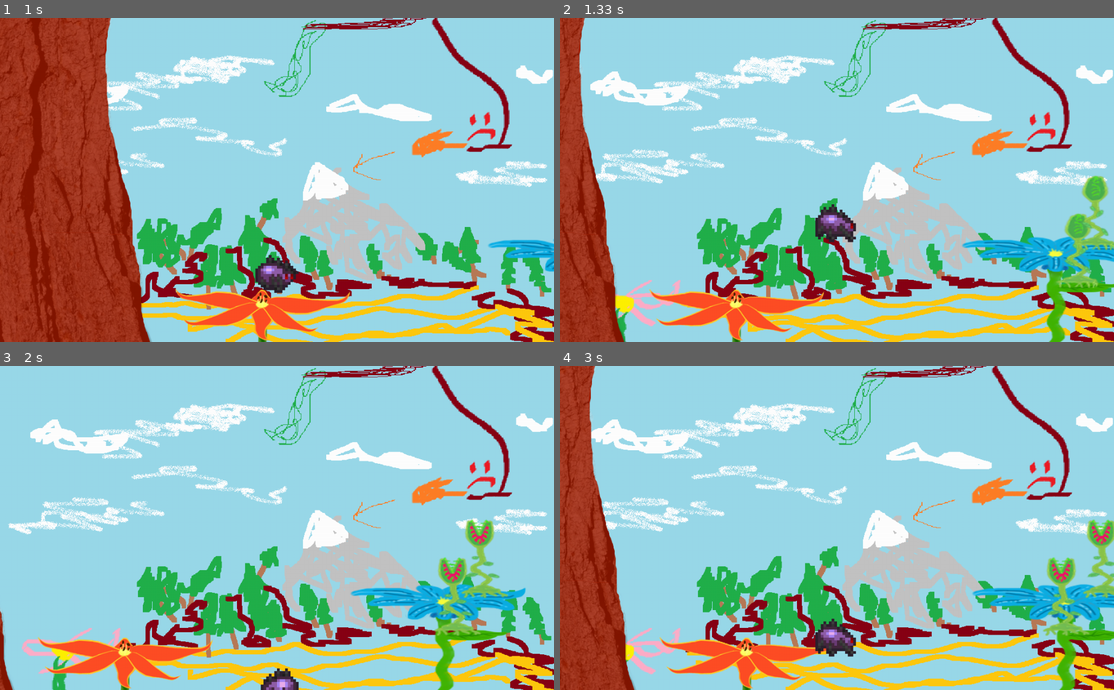
Above: before the commit, frames 1-4 (two rows, left to right).
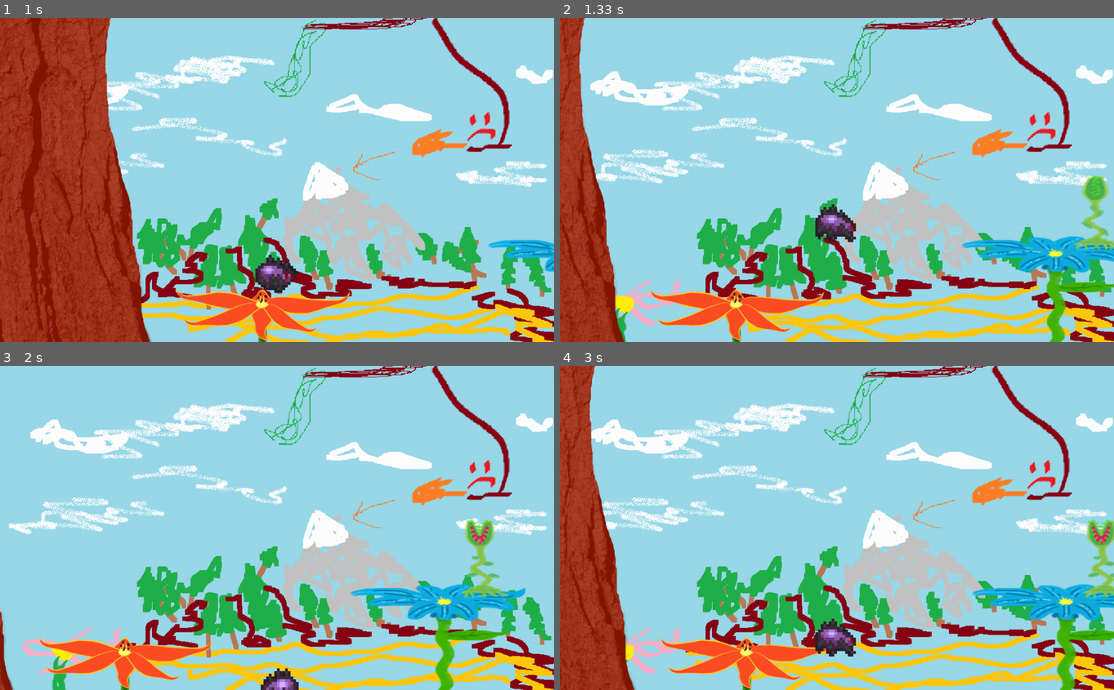
Above: after the commit, the same moments.

Repository: SwampWood/PyGame-shit
Game: pygame game, started from main.py
Same seed, same stepped clock (60 frames per second), same inputs: the game is played once before the commit and once after it.
Inputs:
- Up to frame 1 (1 s): hold D 0.33-0.8 s; hold D from 0.83 s (still down); tap Space at 0.9 s
- Up to frame 2 (1.33 s): tap Space at 1.2 s; release D at 1.3 s
- Up to frame 3 (2 s): hold A 1.33-1.87 s; tap Space at 1.4, 1.7, 1.97 s; hold A from 1.9 s (still down)
- Up to frame 4 (3 s): tap Space at 2.27, 2.4, 2.7 s; release A at 2.3 s; hold D 2.33-2.97 s

Frame 1 is identical in both runs. In frame 2, 0.7% of the frame differs, in the area x 89-98%, y 60-84%; in frame 3, 0.8%; in frame 4, 0.8%, in the area x 87-96%, y 59-84%.

Commit message:
Мелкие правки
(Нужно сделать нормальное задавание карты)

Diff:
--- a/main.py
+++ b/main.py
@@ -355,6 +355,7 @@
         self.frames = []
         self.cut_sheet(sheet, count)
         self.cur_frame = 0
+        self.rotation = False
         self.image = self.frames[self.cur_frame]
         self.rect = self.rect.move(x, y)
         self.immunity_frames = 0
@@ -375,7 +376,7 @@
 
         if self.wait == 0:
             self.cur_frame = (self.cur_frame + 1) % len(self.frames)
-            self.image = self.frames[self.cur_frame]
+            self.image = pygame.transform.flip(self.frames[self.cur_frame], self.rotation, False)
             self.wait = 5
         if not self.immunity_frames:
             for i in all_attacks:
@@ -393,13 +394,15 @@
 
 
 class Wasp(Enemy):
-    def __init__(self, x, y, sheet, count, left_pos, right_pos, v=3, health=150):
+    wasp = load_image("Wasp.png")
+
+    def __init__(self, x, y, left_pos, right_pos, sheet=None, count=4, v=3, health=150):
+        sheet = Wasp.wasp if not sheet else sheet
         super().__init__(x, y, sheet, count, health)
         self.left_pos = left_pos
         self.right_pos = right_pos
         self.v = v
         self.x_pos = self.left_pos
-        self.rotation = False
 
     def update(self, check):
         super().update(check)
@@ -420,7 +423,7 @@
     FlowerPlatform(20, 500, 1)
     FlowerPlatform(600, 400, 0)
     FlowerPlatform(1000, 300, 2)
-    Wasp(600, 350, enemy_flower, 6, 700, 800)
+    Wasp(1000, 150, 900, 1300)
     Enemy(800, 280, enemy_flower, 6)
 
 
